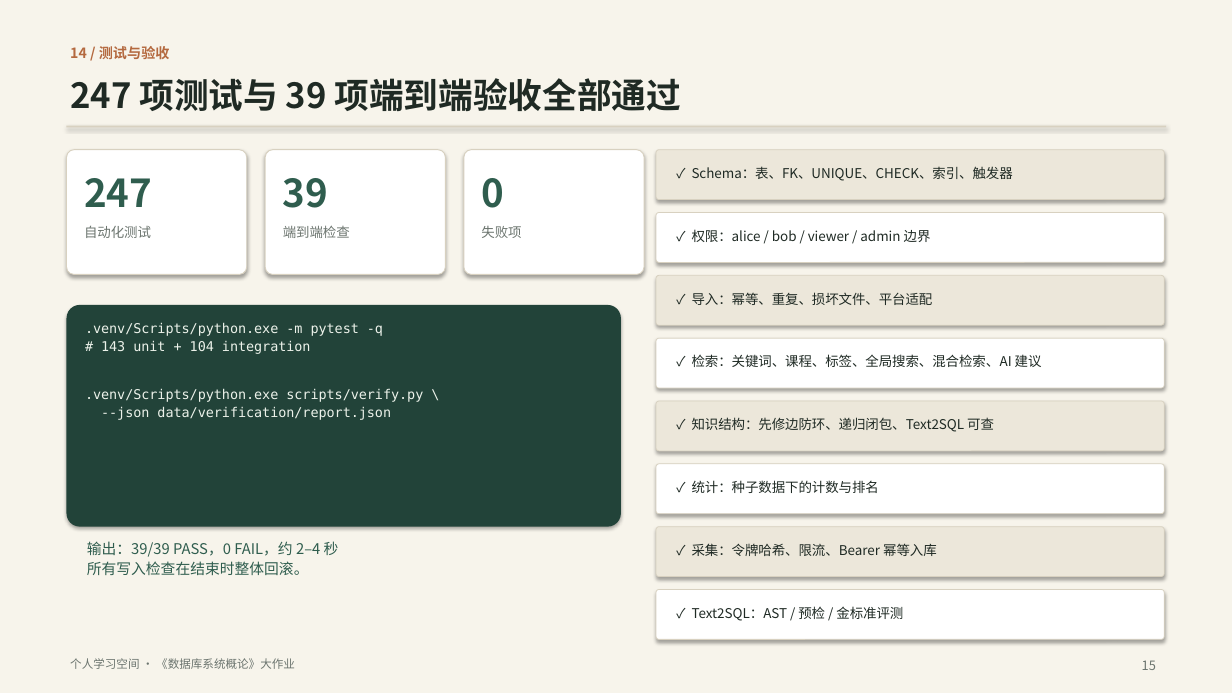
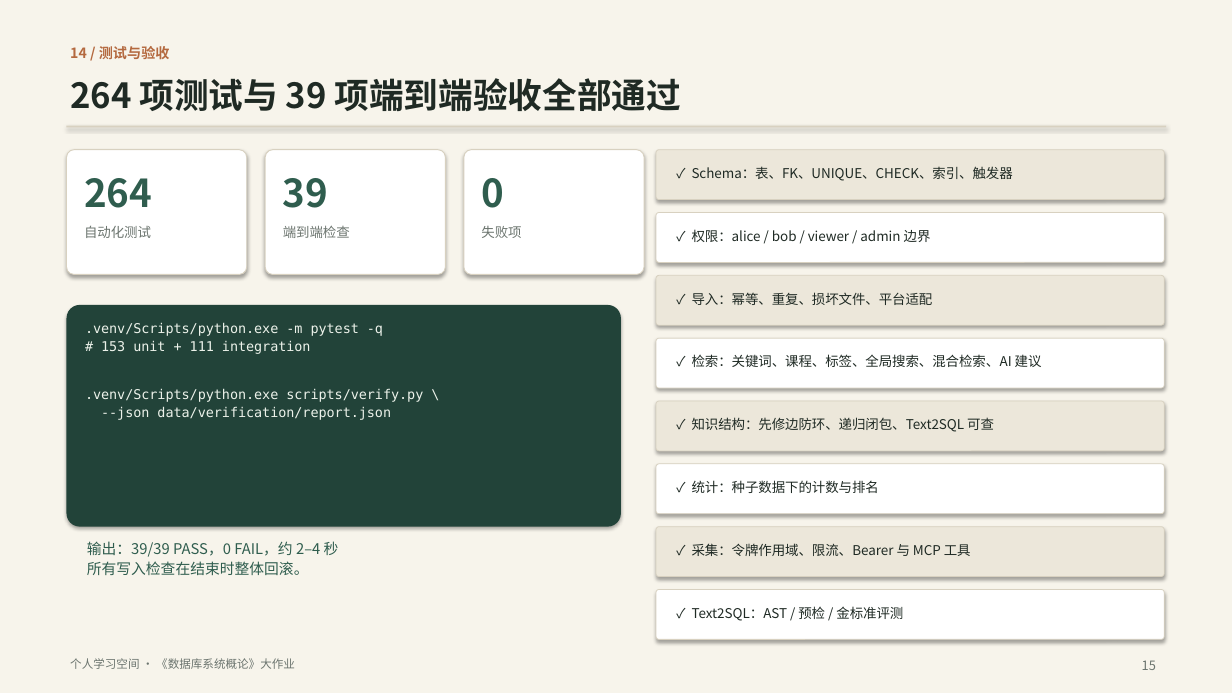
Before and after one commit to ycl-berserk/2026Database, a slide deck: slide 15 of docs/汇报.pptx. Drawn at 1232x693 pixels with LibreOffice and Linux fonts; fonts in the diff are those of the drawing. Boxes give left, top, right and bottom in pixels: in the first picture for what was removed or moved away, otherwise in the second. Text is boxed around its words. In the diff, an @@ line names an element or a change of style, - is before the commit and + after.

Commit message:
feat: 只读 MCP 工具接口（A1）
- 迁移 006 给采集令牌增加 scopes，默认 read+ingest，annotate 需显式授权
- 新增 /api/mcp 查询与批注端点，服务端逐端点校验作用域
- 新增 stdio JSON-RPC MCP 服务：search / get_conversation / list_due_reviews / add_annotation
- 令牌页展示作用域并支持勾选 annotate，补充 MCP 配置示例
- 新增 10 项单元 + 7 项集成测试，更新验收、文档与 PPT

```diff
--- a/docs/汇报.pptx
+++ b/docs/汇报.pptx
@@ text at (70,78,682,111): text changed @@
-247 项测试与 39 项端到端验收全部通过
+264 项测试与 39 项端到端验收全部通过
@@ text at (84,178,152,208): text changed @@
-247
+264
@@ text at (101,340,311,354): text changed @@
-# 143 unit + 104 integration
+# 153 unit + 111 integration
@@ text at (692,543,971,556): text changed @@
-✓ 采集：令牌哈希、限流、Bearer 幂等入库
+✓ 采集：令牌作用域、限流、Bearer 与 MCP 工具
```
Also in this commit, not shown: 1 other slide changed, 28 other files.
